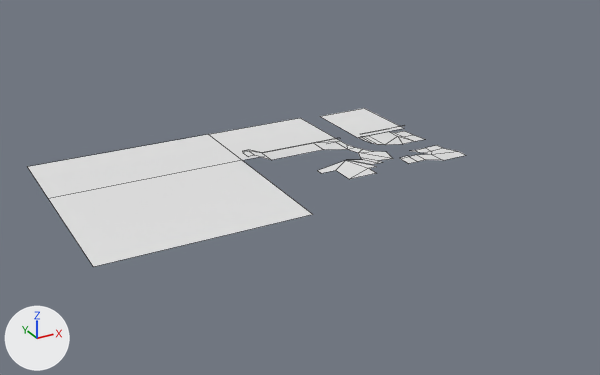
Two versions of the FBX model Steel Heel Jam/Assets/Art/Meshes/Powerhouse/SM_ConcreteFloor_01.fbx, one commit apart.
Rendered twice from a 50 mm lens placed at (-176.0, -280.0, 130.0), pointed at (-32.0, -19.0, -1.0). The axes (+X, +Y, +Z) are drawn at lower left. The lights are the same throughout. Mesh edges are drawn as thin lines.

The first picture shows 'SM_ConcreteFloor_01'.
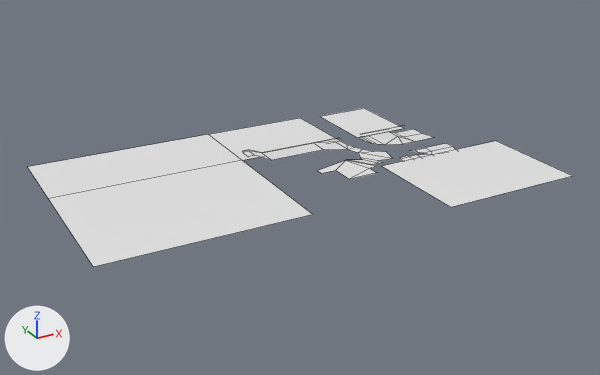
What differs and where, as boxes [x1, y1, x2, y2] in the pictures (600 x 375 px; the box of a moved part takes in the faces that stretch with it):
```json
{"object": "SM_ConcreteFloor_01", "change": "reshaped", "before": [28, 108, 465, 267], "after": [28, 108, 572, 267], "on screen": "24% wider"}
{"part": 1, "of": "me_plane_004", "change": "moved or reshaped", "before": [395, 131, 455, 154], "after": [395, 129, 456, 154]}
{"part": 2, "of": "me_plane_004", "change": "added", "after": [382, 141, 572, 207]}
```

Edits to the scene script, one JSON object a line:
```json
{"block": "me_plane_004", "where": "me_plane_004.from_pydata(...)  # 95 vertices, 46 faces; spans x -121.0..41.0, y -45.0..50.0, z 0.0..5.0"}
{"block": "me_plane_004", "where": "# used by ob_sm_concretefloor_01; location = (0.0, 0.0, 0.0)"}
{"block": "me_plane_004", "where": "# verts and faces of me_plane_004; kept vertices keep their numbers, new ones are numbered from 95"}
{"block": "me_plane_004", "where": "# before: 44 (41.0, 14.0, 0.0) at pixel (404, 130), 45 (41.0, 7.0, 0.0) at pixel (413, 134), 47 (41.0, -2.0, 0.0) at pixel (425, 139), 64 (41.0, -11.0, 1.0) at pixel (437, 145), 65 (41.0, -15.0, 1.0) at pixel (443, 148)"}
{"block": "me_plane_004", "change": "me_plane_004 part 1"}
{"op": "add", "block": "me_plane_004", "code": "for i in [44, 45, 47, 64, 65]: verts[i] += (5.0, 0.0, 0.0)"}
{"block": "me_plane_004", "change": "me_plane_004 part 2"}
{"op": "add", "block": "me_plane_004", "code": "verts[95] = (51.0, -37.0, 9.0)  # pixel (496, 140)"}
{"op": "add", "block": "me_plane_004", "code": "verts[96] = (-6.0, -79.0, 9.0)  # pixel (450, 207)"}
{"op": "add", "block": "me_plane_004", "code": "verts[97] = (51.0, -79.0, 9.0)  # pixel (572, 175)"}
{"op": "add", "block": "me_plane_004", "code": "verts[98] = (-6.0, -37.0, 9.0)  # pixel (381, 166)"}
{"op": "add", "block": "me_plane_004", "code": "faces += [(95, 98, 96, 97)]"}
```
